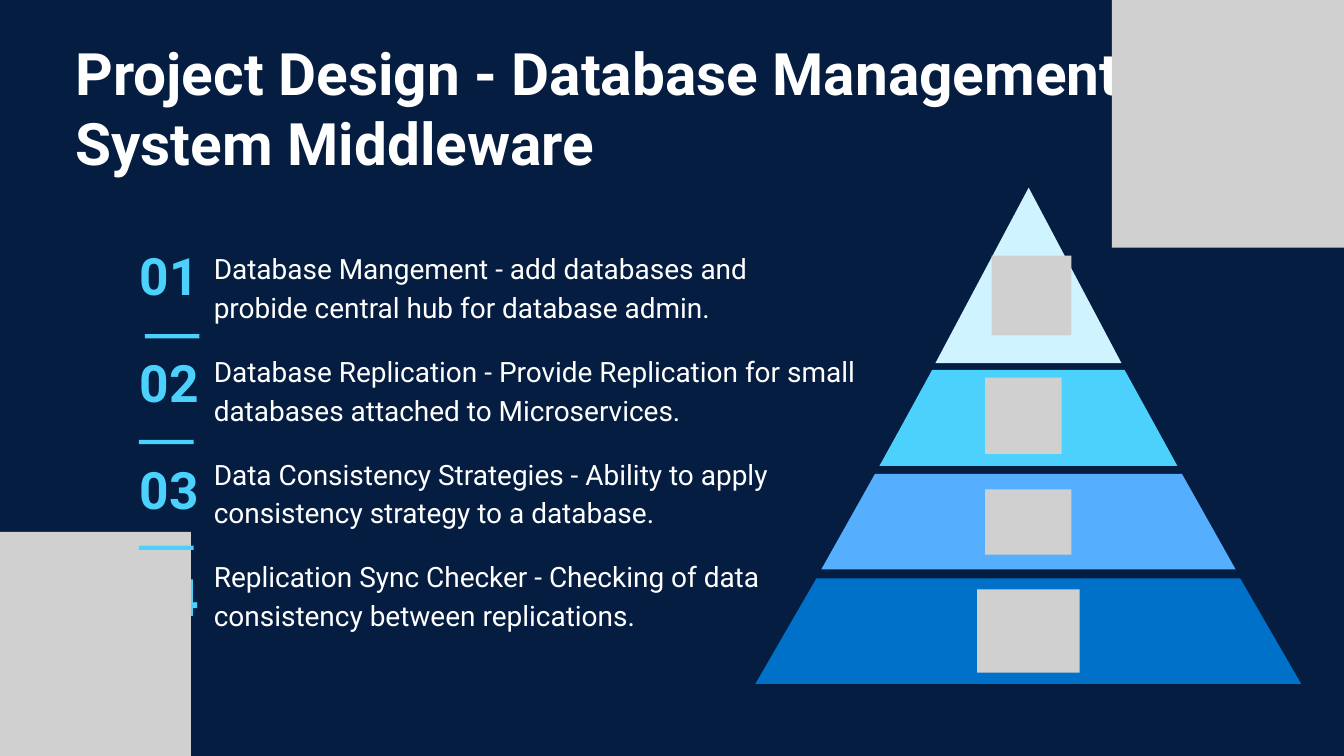
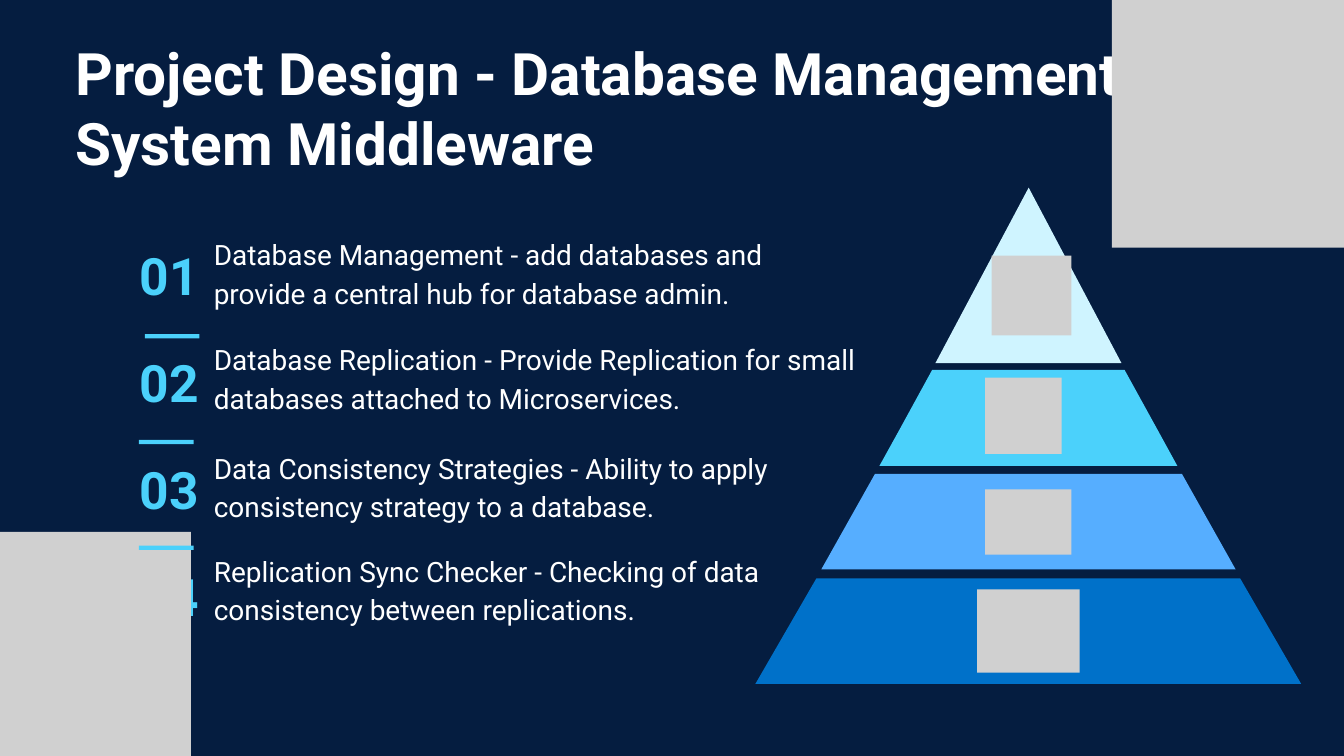
Before and after one commit to adam-omah/Final-Year-Project-Documents, a slide deck: slide 5 of FYP Presentation - Adam O’Mahony T00227115.pptx (slide 4 before the commit). Drawn at 1344x756 pixels with LibreOffice and Linux fonts; fonts in the diff are those of the drawing; grey boxes stand for pictures. Boxes give left, top, right and bottom in pixels: in the first picture for what was removed or moved away, otherwise in the second. Text is boxed around its words. In the diff, an @@ line names an element or a change of style, - is before the commit and + after.

Commit message:
Update to presentation

```diff
--- a/FYP Presentation - Adam O’Mahony T00227115.pptx
+++ b/FYP Presentation - Adam O’Mahony T00227115.pptx
@@ text at (214,244,762,310): text changed @@
-Database Mangement - add databases and probide central hub for database admin.
+Database Management - add databases and provide a central hub for database admin.
@@ text "Database Replication - Provide Replication ...": place and size @@
-text "Database Replication - Provide Replication ..." at (214,360,855,422)
+text "Database Replication - Provide Replication ..." at (214,348,855,410)
@@ text "Data Consistency Strategies - Ability ...": place and size @@
-text "Data Consistency Strategies - Ability ..." at (214,464,768,529)
+text "Data Consistency Strategies - Ability ..." at (214,458,768,523)
@@ text "Replication Sync Checker - Checking ...": place and size @@
-text "Replication Sync Checker - Checking ..." at (214,565,759,632)
+text "Replication Sync Checker - Checking ..." at (214,560,759,626)
```
Also in this commit, not shown: 1 slide added.
